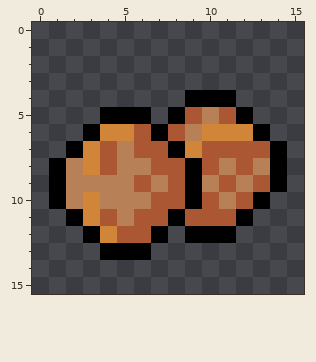
Edited in one commit: pixel-art file (src/assets/items/coriandre.aseprite). The picture above was drawn from the file before the commit.
16x16 pixels, 1 frame.
The result:
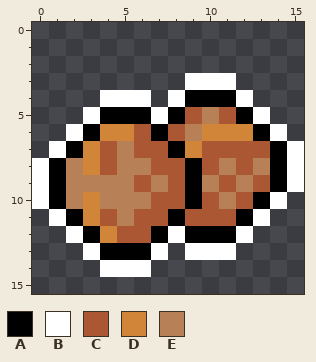
Palette (. is transparent): A #000000  B #ffffff  C #ab5733  D #d18538  E #b88056
Diff:
Layer "Layer 2":
y 3: x 9..11 ... -> BBB
y 4: x 4..6 ... -> BBB; x 8 . -> B; x 12 . -> B
y 5: x 3 . -> B; x 7 . -> B; x 13 . -> B
y 6: x 2 . -> B; x 14 . -> B
y 7: x 1 . -> B; x 15 . -> B
y 8..9: x 0 . -> B; x 15 . -> B
y 10: x 0 . -> B; x 14 . -> B
y 11: x 1 . -> B; x 13 . -> B
y 12: x 2 . -> B; x 8 . -> B; x 12 . -> B
y 13: x 3 . -> B; x 7 . -> B; x 9..11 ... -> BBB
y 14: x 4..6 ... -> BBB
